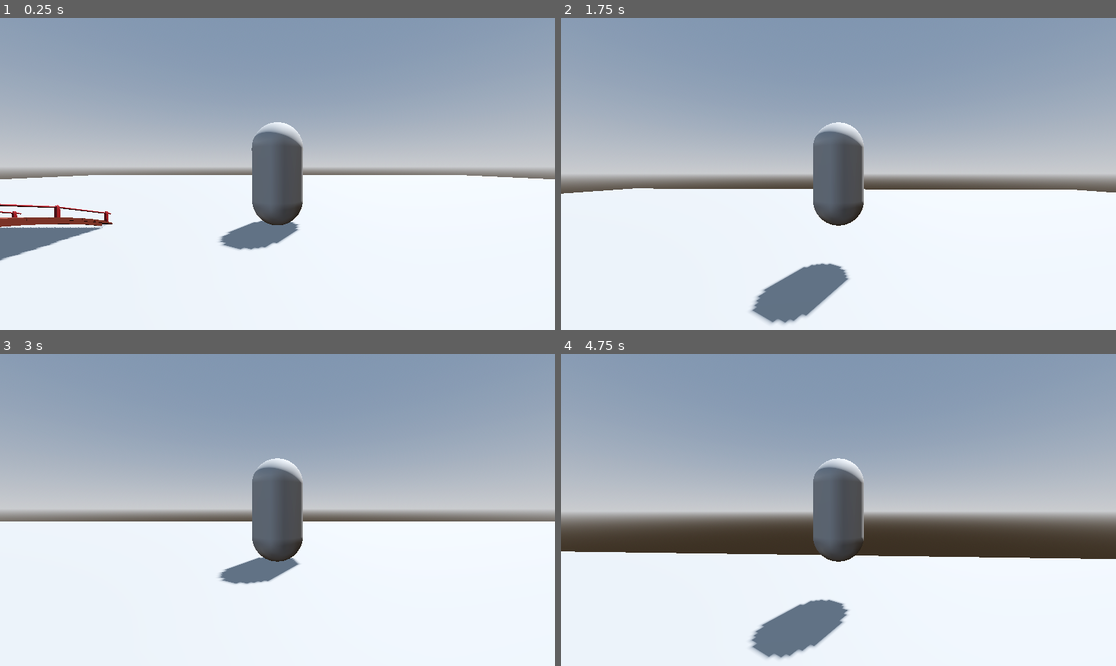
Above: before the commit, frames 1-4 (two rows, left to right).
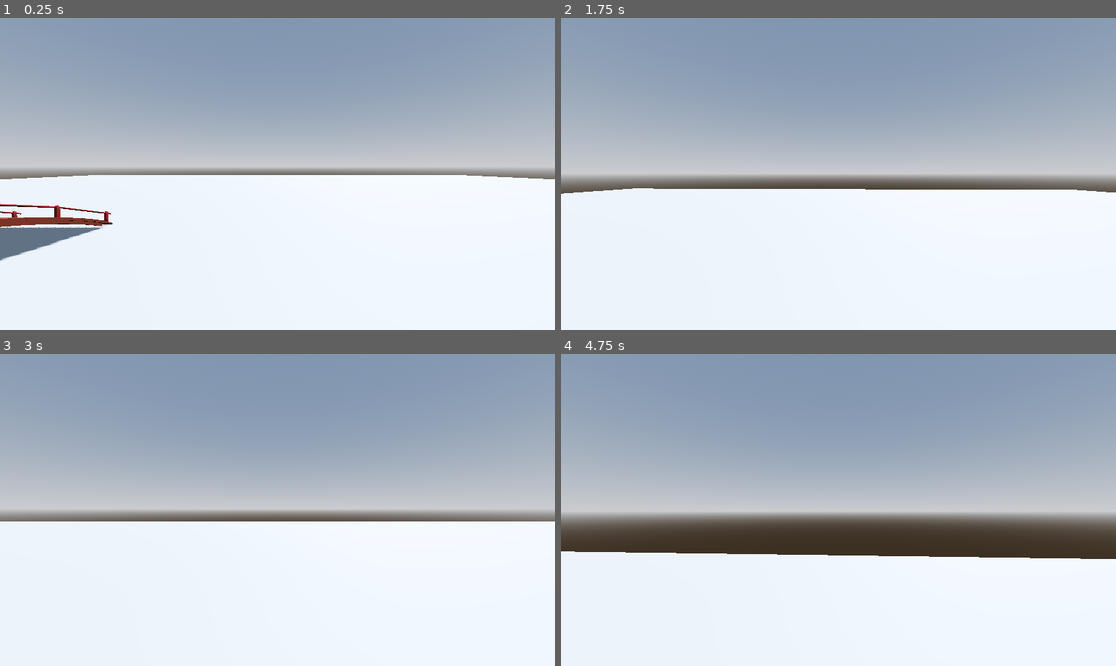
Above: after the commit, the same moments.

Repository: MrMaRc0s/Trichotomisis
Game: Godot game, scene res://Levels/synesthesis_level.tscn
The game is run twice, just before and just after one commit, with the same random seed, the same clock (stepped at 60 frames per second) and the same inputs.
Inputs (mouse positions are in pixels of both pictures, inside the frame that each line leads up to):
- Up to frame 1 (0.25 s): no input
- Up to frame 2 (1.75 s): tap Enter (ui_accept) at 0.5, 0.77, 1.52 s; move the mouse to (866, 174) at 0.52 s; hold Up (ui_up) from 0.53 s (still down); move the mouse to (810, 174) at 1.27 s
- Up to frame 3 (3 s): keep holding Up (ui_up); move the mouse to (288, 503) at 2.02 s; move the mouse to (271, 516) at 2.77 s
- Up to frame 4 (4.75 s): keep holding Up (ui_up); tap Enter (ui_accept) at 3.02, 3.77, 4.52 s; move the mouse to (877, 513) at 3.52 s; move the mouse to (794, 506) at 4.27 s

The runs differ from the first frame. In frame 1, 3.5% of the frame differs, in the area x 39-55%, y 33-75%; in frame 2, 4.6%, in the area x 34-55%, y 33-99%; in frame 3, 3.4%; in frame 4, 4.5%.

Commit message:
Added a character and made him face the direction he is moving

Diff:
--- a/Player/player.gd
+++ b/Player/player.gd
@@ -13,6 +13,7 @@
 
 @onready var horizontinal_pivot: Node3D = $HorizontinalPivot
 @onready var vertical_pivot: Node3D = $HorizontinalPivot/VerticalPivot
+@onready var rig_pivot: Node3D = $RigPivot
 
 func _ready() -> void:
 	Input.mouse_mode = Input.MOUSE_MODE_CAPTURED
@@ -33,6 +34,7 @@
 	if direction:
 		velocity.x = direction.x * SPEED
 		velocity.z = direction.z * SPEED
+		look_toward_direction(direction, delta)
 	else:
 		velocity.x = move_toward(velocity.x, 0, SPEED)
 		velocity.z = move_toward(velocity.z, 0, SPEED)
@@ -62,3 +64,7 @@
 	vertical_pivot.rotation.x = clampf(vertical_pivot.rotation.x, deg_to_rad(min_boundary), deg_to_rad(max_boundary))
 
 	_look = Vector2.ZERO
+
+func look_toward_direction(direction: Vector3, delta: float) -> void:
+	var target_transform := rig_pivot.global_transform.looking_at(rig_pivot.global_position + direction, Vector3.UP, true)
+	rig_pivot.global_transform.basis = target_transform.basis
--- a/Player/player.tscn
+++ b/Player/player.tscn
@@ -2,10 +2,9 @@
 
 [ext_resource type="Script" uid="uid://b0ntrju385e6t" path="res://Player/player.gd" id="1_l8h54"]
 [ext_resource type="Script" uid="uid://hquo3b0ro33u" path="res://Player/smooth_camera_arm.gd" id="2_4ntmi"]
+[ext_resource type="PackedScene" uid="uid://canhkf4la8aty" path="res://Player/rig.tscn" id="3_btcbx"]
 
 [sub_resource type="CapsuleShape3D" id="CapsuleShape3D_hvfyp"]
-
-[sub_resource type="CapsuleMesh" id="CapsuleMesh_l8h54"]
 
 [sub_resource type="SeparationRayShape3D" id="SeparationRayShape3D_l8h54"]
 
@@ -14,9 +13,6 @@
 
 [node name="CollisionShape3D" type="CollisionShape3D" parent="." unique_id=2011914333]
 shape = SubResource("CapsuleShape3D_hvfyp")
-
-[node name="MeshInstance3D" type="MeshInstance3D" parent="." unique_id=1064538591]
-mesh = SubResource("CapsuleMesh_l8h54")
 
 [node name="SmoothCameraArm" type="SpringArm3D" parent="." unique_id=218799259 node_paths=PackedStringArray("target")]
 transform = Transform3D(1, 0, 0, 0, 0.90630776, 0.42261827, 0, -0.42261827, 0.90630776, 0, 0, 0)
@@ -30,3 +26,8 @@
 [node name="HorizontinalPivot" type="Node3D" parent="." unique_id=1438061949]
 
 [node name="VerticalPivot" type="Node3D" parent="HorizontinalPivot" unique_id=1077786728]
+
+[node name="RigPivot" type="Node3D" parent="." unique_id=1102056818]
+transform = Transform3D(1, 0, 0, 0, 1, 0, 0, 0, 1, 0, -1, 0)
+
+[node name="Rig" parent="RigPivot" unique_id=2038405217 instance=ExtResource("3_btcbx")]
--- /dev/null
+++ b/Player/rig.tscn
@@ -0,0 +1,18 @@
+[gd_scene format=3 uid="uid://canhkf4la8aty"]
+
+[ext_resource type="PackedScene" uid="uid://nqlhci16hlwv" path="res://Assets/Character/CharacterRig.glb" id="1_ydo8n"]
+
+[node name="Rig" type="Node3D" unique_id=2038405217]
+
+[node name="CharacterRig" parent="." unique_id=1991998909 instance=ExtResource("1_ydo8n")]
+
+[node name="Knight_02" parent="CharacterRig/GameRig/Skeleton3D" parent_id_path=PackedInt32Array(1991998909, 1895187069) index="1" unique_id=361263350]
+visible = false
+
+[node name="Villager_01" parent="CharacterRig/GameRig/Skeleton3D" parent_id_path=PackedInt32Array(1991998909, 1895187069) index="2" unique_id=273493438]
+visible = false
+
+[node name="Villager_02" parent="CharacterRig/GameRig/Skeleton3D" parent_id_path=PackedInt32Array(1991998909, 1895187069) index="3" unique_id=1111734523]
+visible = false
+
+[editable path="CharacterRig"]
Binary file added: Assets/Character/CharacterRig_castle-colour-palette.png
Binary file added: Assets/Character/Gear/Battleaxe_castle-colour-palette.png
Binary file added: Assets/Character/Gear/Broken_Sword_castle-colour-palette.png
Binary file added: Assets/Character/Gear/Longsword_castle-colour-palette.png
Binary file added: Assets/Character/Gear/Short_Shield_castle-colour-palette.png
Binary file added: Assets/Character/Gear/Tall_Shield_castle-colour-palette.png
